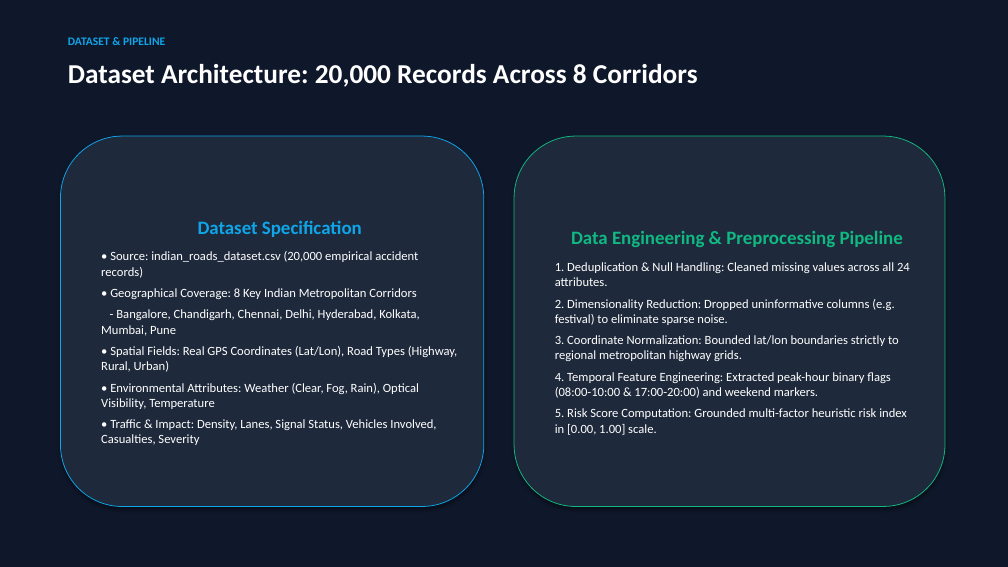
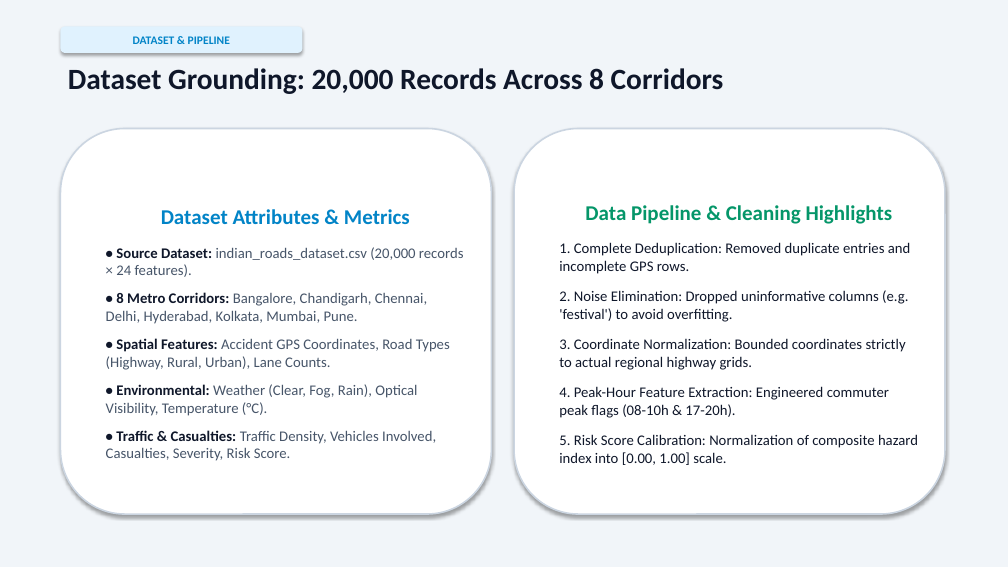
Before and after one commit to igris-bit/Road-Accident-Pattern-Analysis, a slide deck: slide 3 of docs/presentation/Road_Accident_Pattern_Analysis_Presentation.pptx. Drawn at 1008x567 pixels with LibreOffice and Linux fonts; fonts in the diff are those of the drawing. Boxes give left, top, right and bottom in pixels: in the first picture for what was removed or moved away, otherwise in the second. Text is boxed around its words. In the diff, an @@ line names an element or a change of style, - is before the commit and + after.

Commit message:
Condense PPT presentation to 10 high-impact slides with modern high-contrast theme, larger text, and concise bullet points

```diff
--- a/docs/presentation/Road_Accident_Pattern_Analysis_Presentation.pptx
+++ b/docs/presentation/Road_Accident_Pattern_Analysis_Presentation.pptx
@@ rectangle at bbox=[0, 0, 1008, 567]: fill #0F172A to #F1F5F9 @@
@@ rounded rectangle "DATASET & PIPELINE": place and size @@
-rounded rectangle "DATASET & PIPELINE" at bbox=[68, 37, 165, 45]
+rounded rectangle "DATASET & PIPELINE" at bbox=[60, 26, 302, 53]
@@ rounded rectangle "DATASET & PIPELINE" at bbox=[60, 26, 302, 53]: text colour #0EA5E9 to #0284C7; alignment left to centre; vertical alignment top to middle; fill none to #E0F2FE; shadow on @@
@@ text at bbox=[68, 68, 724, 94]: text changed; size 26 to 28 pt; text colour #FFFFFF to #0F172A @@
-Dataset Architecture: 20,000 Records Across 8 Corridors
+Dataset Grounding: 20,000 Records Across 8 Corridors
@@ rounded rectangle "Dataset Attributes & Metrics": place and size @@
-rounded rectangle "Dataset Attributes & Metrics" at bbox=[60, 136, 484, 507]
+rounded rectangle "Dataset Attributes & Metrics" at bbox=[60, 129, 492, 514]
@@ rounded rectangle "Dataset Attributes & Metrics" at bbox=[60, 129, 492, 514]: fill #1E293B to #FFFFFF; outline #0EA5E9 0.75 pt to #CBD5E1 1.5 pt @@
@@ rounded rectangle "Data Pipeline & Cleaning Highlights": place and size @@
-rounded rectangle "Data Pipeline & Cleaning Highlights" at bbox=[514, 136, 945, 507]
+rounded rectangle "Data Pipeline & Cleaning Highlights" at bbox=[514, 129, 945, 514]
@@ rounded rectangle "Data Pipeline & Cleaning Highlights" at bbox=[514, 129, 945, 514]: fill #1E293B to #FFFFFF; outline #10B981 0.75 pt to #CBD5E1 1.5 pt @@
@@ text in rounded rectangle at bbox=[106, 209, 464, 461]: text changed; size 12 to 14 pt; text colour #FFFFFF to #475569 @@
-Dataset Specification
-• Source: indian_roads_dataset.csv (20,000 empirical accident records)
-• Geographical Coverage: 8 Key Indian Metropolitan Corridors
-- Bangalore, Chandigarh, Chennai, Delhi, Hyderabad, Kolkata, Mumbai, Pune
-• Spatial Fields: Real GPS Coordinates (Lat/Lon), Road Types (Highway, Rural, Urban)
-• Environmental Attributes: Weather (Clear, Fog, Rain), Optical Visibility, Temperature
-• Traffic & Impact: Density, Lanes, Signal Status, Vehicles Involved, Casualties, Severity
+Dataset Attributes & Metrics
+• Source Dataset: indian_roads_dataset.csv (20,000 records × 24 features).
+• 8 Metro Corridors: Bangalore, Chandigarh, Chennai, Delhi, Hyderabad, Kolkata, Mumbai, Pune.
+• Spatial Features: Accident GPS Coordinates, Road Types (Highway, Rural, Urban), Lane Counts.
+• Environmental: Weather (Clear, Fog, Rain), Optical Visibility, Temperature (°C).
+• Traffic & Casualties: Traffic Density, Vehicles Involved, Casualties, Severity, Risk Score.
@@ text in rounded rectangle at bbox=[559, 205, 918, 465]: text changed; size 12 to 14 pt; text colour #FFFFFF to #0F172A @@
-Data Engineering & Preprocessing Pipeline
-1. Deduplication & Null Handling: Cleaned missing values across all 24 attributes.
-2. Dimensionality Reduction: Dropped uninformative columns (e.g. festival) to eliminate sparse noise.
-3. Coordinate Normalization: Bounded lat/lon boundaries strictly to regional metropolitan highway grids.
-4. Temporal Feature Engineering: Extracted peak-hour binary flags (08:00-10:00 & 17:00-20:00) and weekend markers.
-5. Risk Score Computation: Grounded multi-factor heuristic risk index in [0.00, 1.00] scale.
+Data Pipeline & Cleaning Highlights
+1. Complete Deduplication: Removed duplicate entries and incomplete GPS rows.
+2. Noise Elimination: Dropped uninformative columns (e.g. 'festival') to avoid overfitting.
+3. Coordinate Normalization: Bounded coordinates strictly to actual regional highway grids.
+4. Peak-Hour Feature Extraction: Engineered commuter peak flags (08-10h & 17-20h).
+5. Risk Score Calibration: Normalization of composite hazard index into [0.00, 1.00] scale.
```
Also in this commit, not shown: 6 other slides changed, 3 slides added, 8 slides removed, 1 other file.
